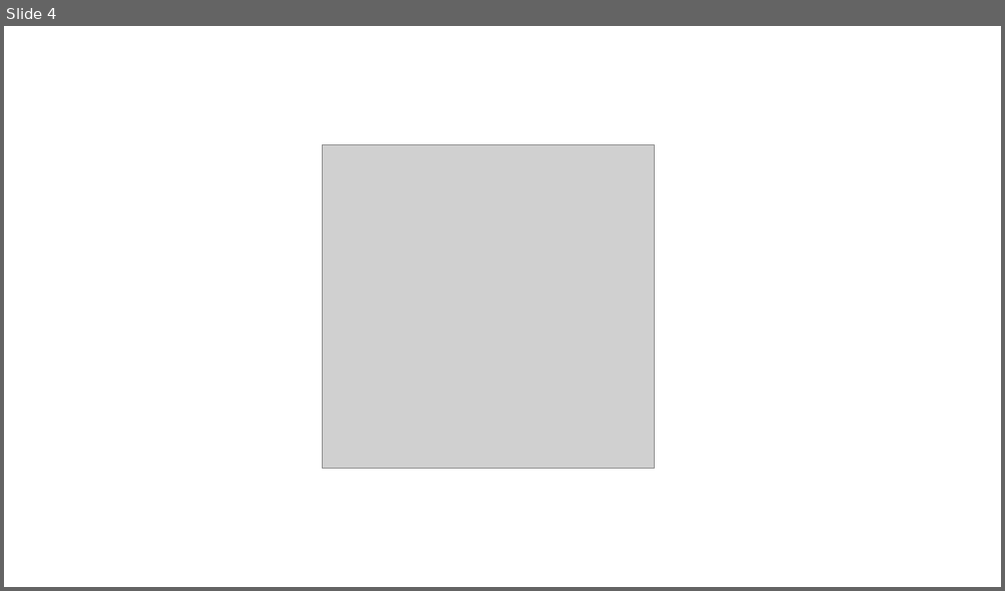
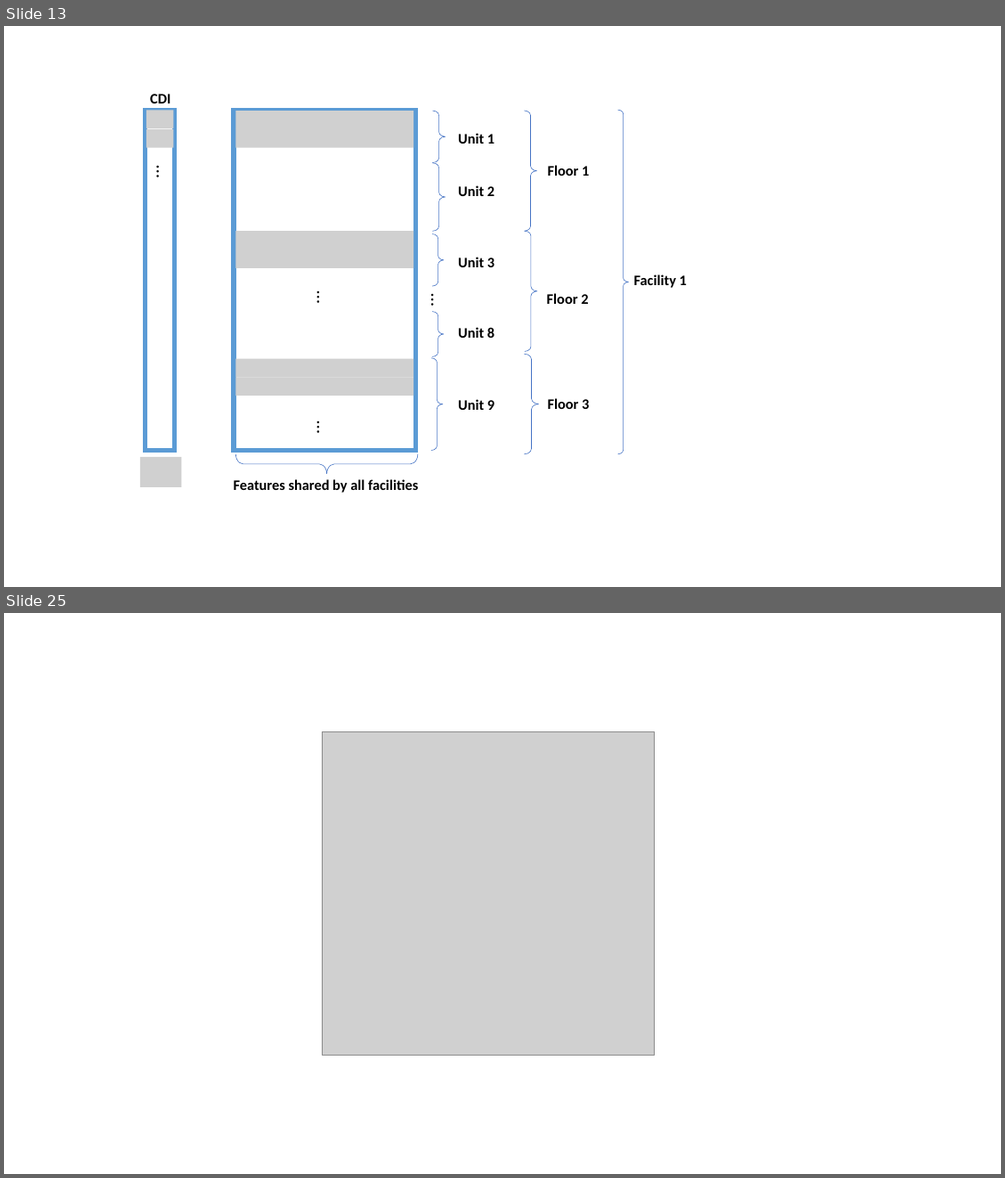
Before and after one commit to aasiaeet/SCH, a slide deck: doc/img/images.pptx. Shown one above the other, each under a label of ours: slide 4 before the commit, slides 13 and 25 after it; the slides between them are not shown. The pictures are 1005x591 and 1005x1178 pixels, drawn with LibreOffice and Linux fonts; fonts in the diff are those of the drawing; grey boxes stand for pictures. Boxes give left, top, right and bottom in pixels: in the first picture for what was removed or moved away, otherwise in the second. Text is boxed around its words. In the diff, an @@ line names an element or a change of style, - is before the commit and + after.

```diff
--- a/doc/img/images.pptx
+++ b/doc/img/images.pptx
@@ slide 13 added at [4,26,1001,587], background #FFFFFF @@
@@ text added at [150,94,170,103], 14 pt, text #000000, bold @@
+CDI
@@ rectangle added at [146,110,175,450], fill #FFFFFF, outline #5B9BD5 4.5 pt @@
@@ picture added at [146,110,174,128] @@
@@ picture added at [146,129,174,148] @@
@@ right brace added at [432,111,445,163], outline #4472C4 0.5 pt @@
@@ right brace added at [525,111,537,231], outline #4472C4 0.5 pt @@
@@ right brace added at [618,110,629,454], outline #4472C4 0.5 pt @@
@@ text added at [149,158,179,186], 18 pt, text #000000 @@
+…
@@ text added at [458,133,494,143], 14 pt, text #000000, bold @@
+Unit 1
@@ right brace added at [432,163,445,231], outline #4472C4 0.5 pt @@
@@ text added at [458,185,494,196], 14 pt, text #000000, bold @@
+Unit 2
@@ text added at [548,165,589,176], 14 pt, text #000000, bold @@
+Floor 1
@@ right brace added at [432,234,445,286], outline #4472C4 0.5 pt @@
@@ right brace added at [525,231,537,351], outline #4472C4 0.5 pt @@
@@ text added at [458,257,494,267], 14 pt, text #000000, bold @@
+Unit 3
@@ text added at [634,274,687,288], 14 pt, text #000000, bold @@
+Facility 1
@@ right brace added at [432,312,445,356], outline #4472C4 0.5 pt @@
@@ text added at [547,293,588,304], 14 pt, text #000000, bold @@
+Floor 2
@@ text added at [458,327,494,338], 14 pt, text #000000, bold @@
+Unit 8
@@ right brace added at [431,358,443,450], outline #4472C4 0.5 pt @@
@@ right brace added at [525,354,539,454], outline #4472C4 0.5 pt @@
@@ text added at [458,399,494,410], 14 pt, text #000000, bold @@
+Unit 9
@@ text added at [548,398,589,409], 14 pt, text #000000, bold @@
+Floor 3
@@ group added at [234,110,454,450]: 6 pictures, 3 texts, 1 rectangle @@
+…
+…
+…
@@ picture added at [140,457,181,487] @@
@@ text added at [234,479,418,492], 14 pt, text #000000, bold @@
+Features shared by all facilities
@@ right brace added at [235,454,417,474], outline #4472C4 0.5 pt @@
@@ what was slide 4 is now slide 25 @@
```
Also in this commit, not shown: 22 other slides added, 2 slides removed, 16 other files.
